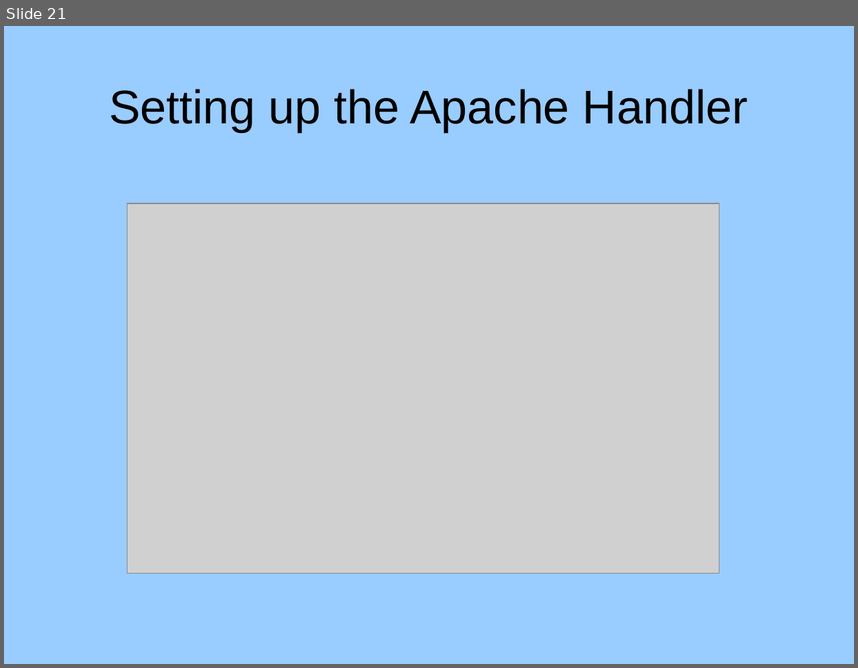
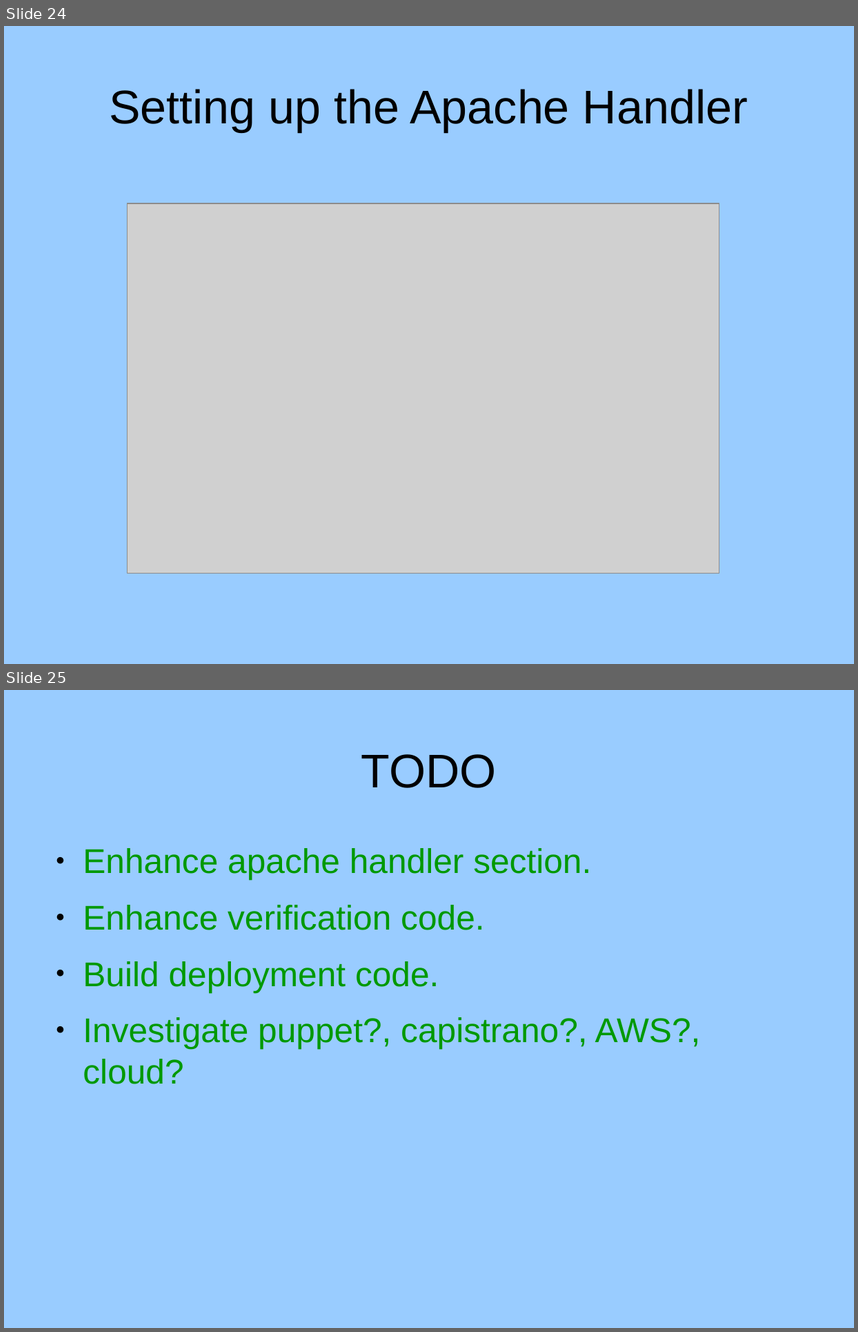
Before and after one commit to RaymondByczko/git-php-rewrite, a slide deck: docs/powerpoint.odp. Shown one above the other, each under a label of ours: slide 21 before the commit, slides 24 and 25 after it. The pictures are 858x668 and 858x1332 pixels, drawn with LibreOffice and Linux fonts; fonts in the diff are those of the drawing; grey boxes stand for pictures. Boxes give left, top, right and bottom in pixels: in the first picture for what was removed or moved away, otherwise in the second. Text is boxed around its words. In the diff, an @@ line names an element or a change of style, - is before the commit and + after.

```diff
--- a/docs/powerpoint.odp
+++ b/docs/powerpoint.odp
@@ slide 25 added at (x1=4, y1=690, x2=854, y2=1328), background #99CCFF @@
@@ title added at (x1=361, y1=754, x2=497, y2=788), 44 pt, text #000000 @@
+TODO
@@ text added at (x1=83, y1=848, x2=701, y2=1084), 32 pt, text #009900 @@
+● Enhance apache handler section.
+● Enhance verification code.
+● Build deployment code.
+● Investigate puppet?, capistrano?, AWS?, cloud?
@@ what was slide 21 is now slide 24 @@
```
Also in this commit, not shown: 11 slides changed, 4 other slides added.
